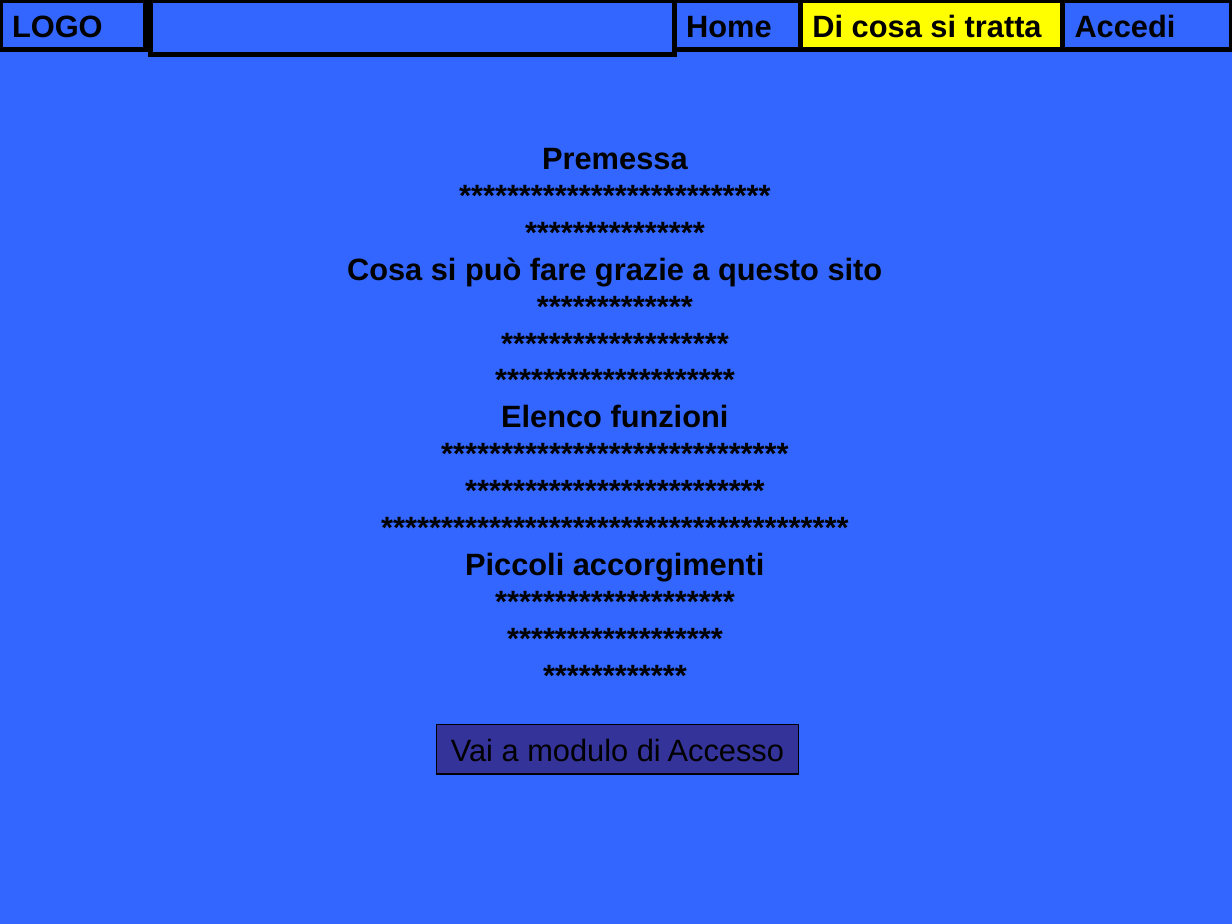
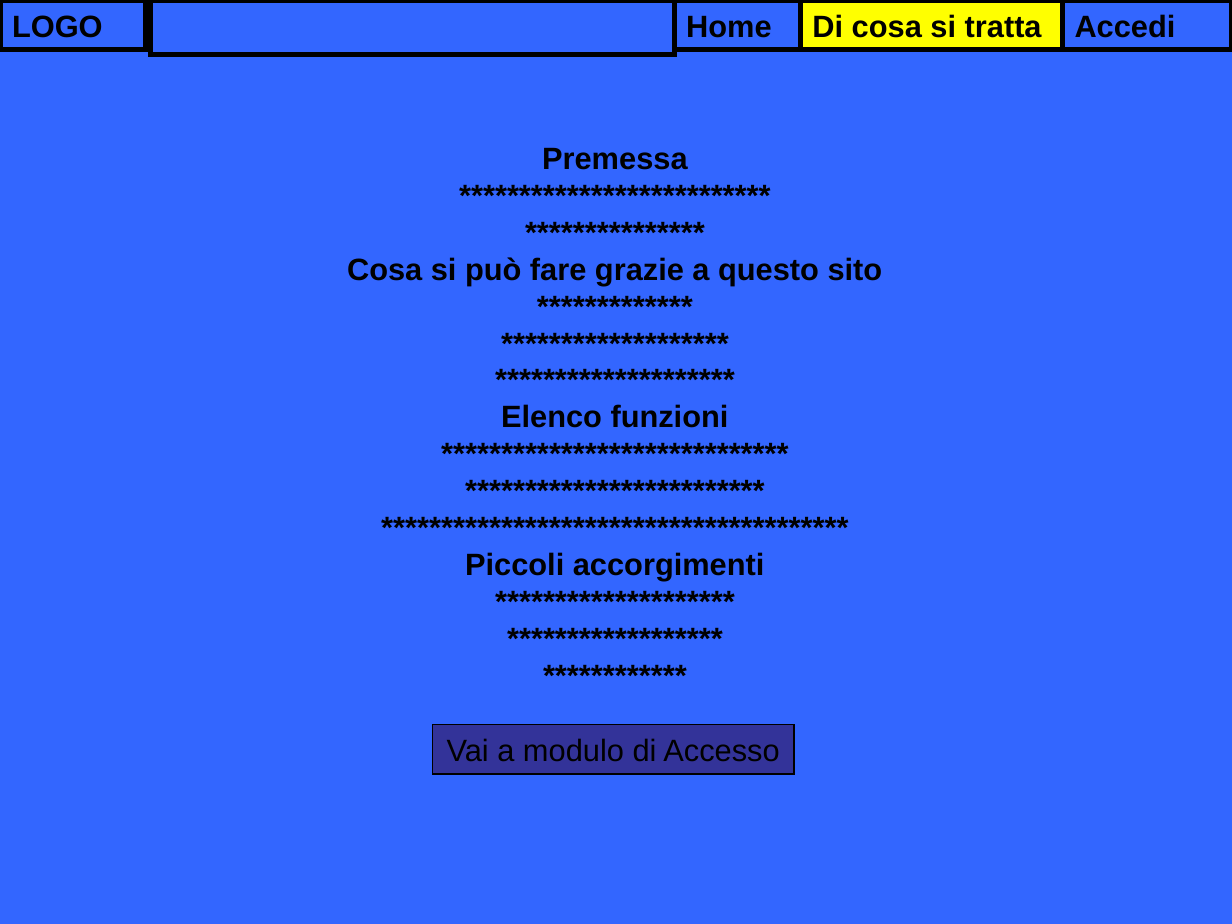
Before and after one commit to GiulioGB/ProgettoMaturita_FrigoAutomatico, a slide deck: slide 2 of Implementazione/Presentazione1.ppt. Drawn at 1232x924 pixels with LibreOffice and Linux fonts; fonts in the diff are those of the drawing. Boxes give left, top, right and bottom in pixels: in the first picture for what was removed or moved away, otherwise in the second. Text is boxed around its words. In the diff, an @@ line names an element or a change of style, - is before the commit and + after.

```diff
--- a/Implementazione/Presentazione1.ppt
+++ b/Implementazione/Presentazione1.ppt
@@ rectangle "Vai a modulo di Accesso": place and size @@
-rectangle "Vai a modulo di Accesso" at bbox=[436, 724, 798, 774]
+rectangle "Vai a modulo di Accesso" at bbox=[432, 724, 795, 774]
```
Also in this commit, not shown: 2 other slides changed, 3 slides added, 1 slide removed.
